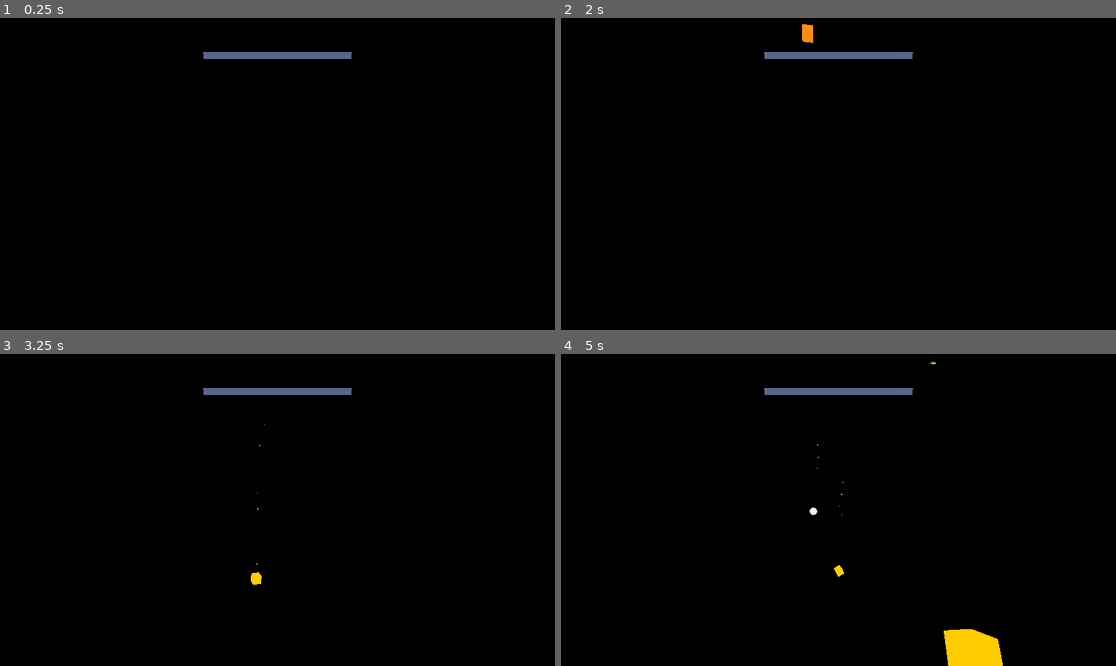
Above: before the commit, frames 1-4 (two rows, left to right).
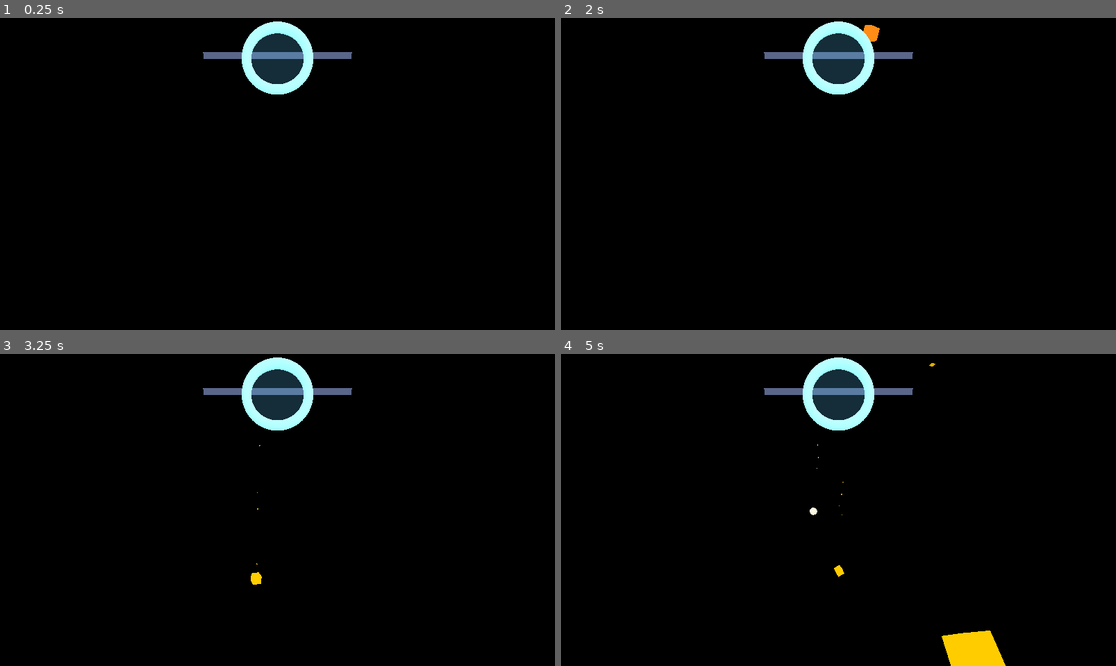
Above: after the commit, the same moments.

Repository: ibrews/godot-avp-cascade
Game: Godot game, scene res://main_v2.tscn
Same seed, same stepped clock (60 frames per second), same inputs: the game is played once before the commit and once after it.
Inputs:
- Up to frame 1 (0.25 s): no input
- Up to frame 2 (2 s): tap Enter at 0.5 s; tap Space at 1.25 s
- Up to frame 3 (3.25 s): no input
- Up to frame 4 (5 s): tap Enter at 3.5 s

The runs differ from the first frame. In frame 1, 2.4% of the frame differs, in the area x 43-57%, y 1-25%; in frame 2, 2.6%, in the area x 43-58%, y 1-25%; in frame 3, 2.4%; in frame 4, 2.5%.

Commit message:
feat(game): instructions panel, self-destruct panels, sky dissolve, grab-collider min, goal vertical; AA verdict
- Live leaderboard panel + START button label fixed on face + click/depress +
  press-mid-round cancels-to-neutral (second press restarts).
- Instructions 'HOW TO PLAY' panel (goal + control map + icons), grabbable.
- Every panel gets a red self-destruct ball: poke = shard-explode the panel;
  ring-pinch reset restores all panels.
- Immersion toggle: skysphere shard dissolve/resolve + rising/falling sweep
  (sky kept OPAQUE so it occludes; transition carried by shards).
- #5: small grabbables (incl. cubes) get a >=0.10m grab collider; visual mesh
  unchanged.
- Goal portal moved bottom-center, ring VERTICAL, clear of plates.
- AA blockiness: full GDScript sweep exhausted (MSAA/SSAA crash, VRS_DISABLED
  renders nothing, FXAA no-op, no glow). Root cause = CompositorServices
  foveation; fix is engine-level (isFoveationEnabled=false in the fork). See KB.
Device-verified through v0.3.6-aaclean.

Co-Authored-By: Claude Opus 4.8 (1M context) <noreply@anthropic.com>

Diff:
--- a/test-project/main_v2.gd
+++ b/test-project/main_v2.gd
@@ -8,7 +8,7 @@
 # Gestures: index→thumb = grab | middle→thumb = toggle hand mesh | ring→thumb = reset
 
 # Shown on the in-world info panel. Bump on meaningful releases.
-const APP_VERSION := "v0.3.0-leaderboard"
+const APP_VERSION := "v0.3.6-aaclean"
 
 const SPAWN_INTERVAL := 0.55
 const KILL_Y := -2.0
@@ -119,6 +119,7 @@
 var _world_env: WorldEnvironment
 var _immersive := false
 var _skybox: MeshInstance3D    # giant inward sphere; toggled to block passthrough
+var _sky_mat: StandardMaterial3D  # stored so the immersion toggle can fade it in/out
 
 # Info panel: a rigid stack (no per-element billboard — we face the whole panel
 # to the camera each frame so the layers never drift apart). _info_accent pulses
@@ -145,7 +146,23 @@
 var _start_button_label: Label3D
 var _start_button_mat: StandardMaterial3D
 var _start_cooldown := 0.0
+var _btn_face: Node3D            # mesh+label container that depresses on press
 var _http: HTTPRequest
+
+# --- In-world live leaderboard panel (grabbable, like the info panel) ---
+const LB_REFRESH_SEC := 15.0
+const LB_ROWS := 8
+var _lb_rows_label: Label3D
+var _lb_http: HTTPRequest
+var _lb_refresh_t := 0.0
+
+# Self-destruct buttons: each entry {panel, button}. Poking a panel's red button
+# dissolves the panel (shard burst); a reset (ring-pinch) brings them all back.
+var _panels: Array = []
+var _destruct_cooldown := 0.0
+# #5: smallest grab collider edge — tiny objects get an inflated grab box so they
+# stay easy to pick up (visual mesh unchanged).
+const MIN_GRAB_SIDE := 0.10
 
 func _ready():
 	var interface = XRServer.find_interface("visionOS")
@@ -154,7 +171,15 @@
 		_xr_ok = true
 		var viewport = get_viewport()
 		viewport.use_xr = true
+		# VRS_XR is REQUIRED for the layered compositor to produce output — disabling it
+		# renders nothing (all passthrough). So foveation stays; if it IS the blockiness,
+		# that's an engine-level tune (can't soften the XR density map from GDScript).
 		viewport.vrs_mode = Viewport.VRS_XR
+		# Mixed-mode blockiness is CompositorServices FOVEATION (coarse rasterization-rate
+		# map → blocky alpha tiles against passthrough). Empirically ruled out from GDScript:
+		# MSAA/SSAA crash boot, VRS_DISABLED renders nothing, FXAA does nothing, no glow/SSAO
+		# in the env. The real fix is engine-level: set configuration.isFoveationEnabled=false
+		# in the fork's app_visionos.swift ContentStageConfiguration. See KB.
 		# DO NOT touch the XR render buffer here. Both viewport.msaa_3d (MSAA) AND
 		# viewport.scaling_3d_scale (SSAA/supersample) CRASH AT BOOT on the .layered
 		# foveated CompositorServices target — any multisampled OR resized render
@@ -174,8 +199,14 @@
 	_setup_hands()
 	_http = HTTPRequest.new()
 	add_child(_http)
+	_lb_http = HTTPRequest.new()
+	add_child(_lb_http)
+	_lb_http.request_completed.connect(_on_lb_completed)
 	_load_best()
 	_build_start_button()
+	_build_leaderboard_panel()
+	_build_instructions_panel()
+	_fetch_leaderboard()
 	_write_log("Sandbox built; audio ready; hand tracking active")
 
 func _build_resources():
@@ -195,6 +226,23 @@
 func _register_grabbable(b: Node3D) -> void:
 	_grabbables.append(b)
 	_home_transforms[b.get_instance_id()] = b.transform
+	_ensure_min_grab_collider(b)
+
+# Inflate a grabbable's collision shape so its biggest side is >= MIN_GRAB_SIDE,
+# making small objects easy to grab. Visual mesh is untouched. Box + sphere only.
+func _ensure_min_grab_collider(b: Node3D) -> void:
+	for child in b.get_children():
+		if child is CollisionShape3D:
+			var sh: Shape3D = (child as CollisionShape3D).shape
+			if sh is BoxShape3D:
+				var s: Vector3 = (sh as BoxShape3D).size
+				var mx: float = maxf(s.x, maxf(s.y, s.z))
+				if mx > 0.0 and mx < MIN_GRAB_SIDE:
+					(sh as BoxShape3D).size = s * (MIN_GRAB_SIDE / mx)
+			elif sh is SphereShape3D:
+				if (sh as SphereShape3D).radius < MIN_GRAB_SIDE * 0.5:
+					(sh as SphereShape3D).radius = MIN_GRAB_SIDE * 0.5
+			return
 
 func _build_plate(y: float, z: float, x_rot_deg: float) -> void:
 	var plate := PickupAbleBody3D.new()
@@ -285,16 +333,18 @@
 	sky_sphere.height = 16.0
 	sky_sphere.is_hemisphere = false
 	_skybox.mesh = sky_sphere
-	var sky_mat := StandardMaterial3D.new()
-	sky_mat.shading_mode = BaseMaterial3D.SHADING_MODE_UNSHADED
-	sky_mat.cull_mode = BaseMaterial3D.CULL_FRONT  # render inside faces
+	_sky_mat = StandardMaterial3D.new()
+	_sky_mat.shading_mode = BaseMaterial3D.SHADING_MODE_UNSHADED
+	_sky_mat.cull_mode = BaseMaterial3D.CULL_FRONT  # render inside faces
+	# OPAQUE — it must fully occlude passthrough for immersive mode. (The dissolve
+	# effect is carried by the shard burst, not by fading this material.)
 	# Vertical gradient via a simple emissive deep-space blue; bright enough to lift
 	# the previously-black scene and give metals something to reflect.
-	sky_mat.albedo_color = Color(0.06, 0.09, 0.18)
-	sky_mat.emission_enabled = true
-	sky_mat.emission = Color(0.10, 0.16, 0.32)
-	sky_mat.emission_energy_multiplier = 0.8
-	_skybox.mesh.surface_set_material(0, sky_mat)
+	_sky_mat.albedo_color = Color(0.06, 0.09, 0.18)
+	_sky_mat.emission_enabled = true
+	_sky_mat.emission = Color(0.10, 0.16, 0.32)
+	_sky_mat.emission_energy_multiplier = 0.8
+	_skybox.mesh.surface_set_material(0, _sky_mat)
 	_skybox.position = Vector3(0.0, 1.3, 0.0)
 	_skybox.visible = false
 	add_child(_skybox)
@@ -373,7 +423,10 @@
 
 	# Goal portal.
 	_portal = GoalPortal3D.new()
-	_portal.position = Vector3(-0.55, PLATE_HEIGHT + 0.10, FORWARD_Z)
+	# Bottom-center of the cascade, ring standing VERTICAL (hole faces the user /
+	# the cascade flow) and clear of the plates. Still grabbable — grab-and-aim.
+	_portal.position = Vector3(0.0, PLATE_HEIGHT - 0.78, FORWARD_Z + 0.12)
+	_portal.rotation_degrees = Vector3(0.0, 0.0, 0.0)
 	_portal.cube_entered.connect(_on_portal_entered)
 	_world_root.add_child(_portal)
 	_register_grabbable(_portal)
@@ -514,6 +567,7 @@
 	cs.position = Vector3(0.0, center_y, 0.0)
 	root.add_child(cs)
 	_register_grabbable(root)
+	_attach_destruct_button(root, Vector3(0.0, center_y - size_y * 0.5 - 0.045, 0.0))
 
 # A billboard-free Label3D for the info panel (the panel faces the camera as a unit).
 func _panel_label(txt: String, fsize: int, col: Color, outline: int) -> Label3D:
@@ -590,6 +644,8 @@
 
 	_update_info_panel(delta)
 	_update_timer(delta)
+	_update_leaderboard(delta)
+	_update_destruct(delta)
 	_update_scene_handle()  # World handle now drags the XROrigin (the user), not the
 	# world — zero physics bodies move, so no freeze and no jitter. World-scale (scaling
 	# the origin about the pinch midpoint) is the next step; per-object scale stays off.
@@ -648,6 +704,7 @@
 	sh.size = Vector3(size, size, size)
 	cs.shape = sh
 	cube.add_child(cs)
+	_ensure_min_grab_collider(cube)  # #5: small cubes get a grab-friendly collider
 
 	# Per-cube particle trail.
 	var pmat := StandardMaterial3D.new()
@@ -918,6 +975,13 @@
 			if b is RigidBody3D:
 				b.linear_velocity = Vector3.ZERO
 				b.angular_velocity = Vector3.ZERO
+	# Bring back any self-destructed panels.
+	for entry in _panels:
+		var p: Node3D = entry["panel"]
+		if is_instance_valid(p):
+			p.visible = true
+			if p is CollisionObject3D:
+				(p as CollisionObject3D).collision_layer = LAYER_GRAB_ONLY
 	if is_instance_valid(_portal):
 		_portal.reset_total()
 	_write_log("Sandbox reset")
@@ -1080,13 +1144,54 @@
 # sphere geometry occludes passthrough.
 func _toggle_immersion() -> void:
 	_immersive = not _immersive
+	var center := Vector3(0.0, 1.4, 0.0)
+	var cam := get_viewport().get_camera_3d()
+	if cam != null:
+		center = cam.global_position
+	# Opaque sky snaps on/off (so it actually occludes); shards carry the transition.
 	if _skybox != null:
 		_skybox.visible = _immersive
-	# Immersion = deep rising sweep (world closing in); mixed = airy falling sweep.
 	if _immersive:
-		_push_sweep(220.0, 660.0, 0.35)
+		_shard_burst(center, 2.4, Color(0.45, 0.65, 1.0), false, 40)  # converge
+		_push_sweep(300.0, 900.0, 0.30)                               # rising (hand "show")
 	else:
-		_push_sweep(660.0, 220.0, 0.30)
+		_shard_burst(center, 2.4, Color(0.80, 0.88, 1.0), true, 40)   # outward
+		_push_sweep(900.0, 300.0, 0.30)                               # falling (hand "hide")
+
+# Shared shard effect — small emissive cubes that fly outward (dissolve) or
+# converge inward (materialize) around a center. Used by the immersion toggle and
+# the panel self-destruct buttons; same spirit as the hand-mesh dissolve.
+func _shard_burst(center: Vector3, spread: float, color: Color, outward: bool, count: int = 28) -> void:
+	var mat := StandardMaterial3D.new()
+	mat.shading_mode = BaseMaterial3D.SHADING_MODE_UNSHADED
+	mat.albedo_color = Color(color.r, color.g, color.b, 0.95)
+	mat.transparency = BaseMaterial3D.TRANSPARENCY_ALPHA
+	mat.emission_enabled = true
+	mat.emission = color
+	mat.emission_energy_multiplier = 2.4
+	var shard := BoxMesh.new()
+	shard.size = Vector3(0.02, 0.02, 0.02)
+	shard.material = mat
+	for i in range(count):
+		var dir := Vector3(randf_range(-1, 1), randf_range(-1, 1), randf_range(-1, 1))
+		if dir.length() < 0.01:
+			dir = Vector3.UP
+		dir = dir.normalized()
+		var mi := MeshInstance3D.new()
+		mi.mesh = shard
+		add_child(mi)
+		var edge := center + dir * spread + Vector3(0, -0.1, 0)
+		var tw := create_tween().set_parallel(true)
+		if outward:
+			mi.global_position = center + dir * (spread * 0.25)
+			tw.tween_property(mi, "global_position", edge, 0.5).set_trans(Tween.TRANS_QUAD).set_ease(Tween.EASE_OUT)
+			tw.tween_property(mi, "scale", Vector3.ZERO, 0.5)
+		else:
+			mi.global_position = edge
+			mi.scale = Vector3.ONE * 1.3
+			tw.tween_property(mi, "global_position", center + dir * (spread * 0.25), 0.45).set_trans(Tween.TRANS_CUBIC).set_ease(Tween.EASE_OUT)
+			tw.tween_property(mi, "scale", Vector3.ONE * 0.3, 0.45)
+		tw.chain().tween_callback(mi.queue_free)
 
 # --- Time-attack mode -------------------------------------------------------
 
@@ -1096,6 +1201,11 @@
 	_start_button.name = "StartButton"
 	_start_button.position = Vector3(0.42, 1.20, -0.45)
 	add_child(_start_button)
+
+	# Mesh + label live on a face container that depresses on press; the label is
+	# NOT billboarded so it stays fixed on the button face (faces +Z toward the user).
+	_btn_face = Node3D.new()
+	_start_button.add_child(_btn_face)
 
 	var mi := MeshInstance3D.new()
 	var bm := BoxMesh.new()
@@ -1108,7 +1218,7 @@
 	_start_button_mat.emission = Color(0.20, 0.95, 0.45)
 	_start_button_mat.emission_energy_multiplier = 1.2
 	mi.material_override = _start_button_mat
-	_start_button.add_child(mi)
+	_btn_face.add_child(mi)
 
 	_start_button_label = Label3D.new()
 	_start_button_label.font_size = 34
@@ -1116,13 +1226,12 @@
 	_start_button_label.modulate = Color.WHITE
 	_start_button_label.outline_modulate = Color(0, 0, 0, 0.9)
 	_start_button_label.pixel_size = 0.0005
-	_start_button_label.billboard = BaseMaterial3D.BILLBOARD_ENABLED
 	_start_button_label.horizontal_alignment = HORIZONTAL_ALIGNMENT_CENTER
-	_start_button_label.position = Vector3(0, 0, 0.02)
-	_start_button.add_child(_start_button_label)
+	_start_button_label.position = Vector3(0, 0, 0.017)   # sits just proud of the face
+	_btn_face.add_child(_start_button_label)
 	_refresh_button_label()
 
-# Tick the round, or watch for a finger poke to start one.
+# Tick the active round, and watch for a finger poke to start OR restart one.
 func _update_timer(delta: float) -> void:
 	_start_cooldown = max(0.0, _start_cooldown - delta)
 	if _timer_active:
@@ -1133,14 +1242,40 @@
 		_refresh_button_label()
 		if _timer_remaining <= 0.0:
 			_end_round()
-		return
+
+	# Poke (start when idle, restart when active) — gated by a short cooldown.
 	if _start_cooldown > 0.0 or _start_button == null:
 		return
 	for side in ["left_hand", "right_hand"]:
 		var tip = _index_tip_world(side)
 		if tip != null and (tip as Vector3).distance_to(_start_button.global_position) <= 0.08:
-			_start_round()
+			_press_button()
+			if _timer_active:
+				_cancel_round()   # abort to neutral; a SECOND press restarts the 30s
+			else:
+				_start_round()
 			break
+
+# Satisfying click: depress the button face and play a crisp tick.
+func _press_button() -> void:
+	_push_click()
+	if _btn_face != null:
+		var tw := create_tween()
+		tw.tween_property(_btn_face, "position:z", -0.018, 0.05).set_trans(Tween.TRANS_QUAD).set_ease(Tween.EASE_OUT)
+		tw.tween_property(_btn_face, "position:z", 0.0, 0.11).set_trans(Tween.TRANS_BACK).set_ease(Tween.EASE_OUT)
+
+# Short percussive UI tick (two fast blips) for the button press.
+func _push_click() -> void:
+	if _audio_playback == null:
+		return
+	var dur := 0.045
+	var n := int(SAMPLE_RATE * dur)
+	var to_fill: int = min(n, _audio_playback.get_frames_available())
+	for i in range(to_fill):
+		var t := float(i) / SAMPLE_RATE
+		var u := t / dur
+		var s := (sin(TAU * 1500.0 * t) * 0.5 + sin(TAU * 2300.0 * t) * 0.3) * exp(-26.0 * u)
+		_audio_playback.push_frame(Vector2(s, s))
 
 # Index fingertip in WORLD space (tracking-space joint rendered through XROrigin,
 # same compensation as the hand mesh — so the poke matches where the finger looks).
@@ -1154,6 +1289,18 @@
 		return null
 	var origin := $XROrigin3D as Node3D
 	return origin.global_transform * ht.get_hand_joint_transform(idx).origin
+
+# Abort an in-progress round: flash the button red, settle back to neutral green,
+# and do NOT restart. The player must press again to begin a fresh 30 s.
+func _cancel_round() -> void:
+	_timer_active = false
+	_timer_remaining = 0.0
+	_round_score = 0
+	_start_cooldown = 0.8   # ignore the lingering finger so it doesn't instantly restart
+	_refresh_button_label()
+	_start_button_mat.emission = Color(1.0, 0.15, 0.15)
+	var tw := create_tween()
+	tw.tween_property(_start_button_mat, "emission", Color(0.20, 0.95, 0.45), 0.45)
 
 func _start_round() -> void:
 	_timer_active = true
@@ -1196,6 +1343,101 @@
 		LEADERBOARD_URL, PLAYER_INITIALS.uri_encode(), score, LEADERBOARD_KEY.uri_encode()]
 	_http.request(url)
 
+# Grabbable in-world leaderboard panel (top scores, auto-refreshing). Movable +
+# scalable like the info panel (PickupAbleBody3D, layer 2, stays where placed).
+func _build_leaderboard_panel() -> void:
+	var root := PickupAbleBody3D.new()
+	root.name = "LeaderboardPanel"
+	root.position = Vector3(0.5, 1.55, -0.7)   # mirror of the info panel (right side)
+	root.collision_layer = LAYER_GRAB_ONLY
+	root.collision_mask = 0
+	root.freeze = true
+	root.freeze_mode = RigidBody3D.FREEZE_MODE_STATIC
+	root.freeze_on_release = true
+	add_child(root)
+
+	var size_x := 0.34
+	var size_y := 0.40
+
+	# Accent + dark backing (same look as the info panel).
+	var accent_mat := StandardMaterial3D.new()
+	accent_mat.albedo_color = Color(0.30, 0.80, 1.0, 0.30)
+	accent_mat.transparency = BaseMaterial3D.TRANSPARENCY_ALPHA
+	accent_mat.shading_mode = BaseMaterial3D.SHADING_MODE_UNSHADED
+	accent_mat.emission_enabled = true
+	accent_mat.emission = Color(0.30, 0.80, 1.0)
+	var accent := MeshInstance3D.new()
+	var aq := QuadMesh.new()
+	aq.size = Vector2(size_x + 0.016, size_y + 0.016)
+	accent.mesh = aq
+	accent.material_override = accent_mat
+	accent.position = Vector3(0, 0, -0.004)
+	root.add_child(accent)
+
+	var bg := MeshInstance3D.new()
+	var quad := QuadMesh.new()
+	quad.size = Vector2(size_x, size_y)
+	bg.mesh = quad
+	var bgmat := StandardMaterial3D.new()
+	bgmat.albedo_color = Color(0.03, 0.03, 0.05, 0.82)
+	bgmat.transparency = BaseMaterial3D.TRANSPARENCY_ALPHA
+	bgmat.shading_mode = BaseMaterial3D.SHADING_MODE_UNSHADED
+	bg.material_override = bgmat
+	root.add_child(bg)
+
+	var title := _panel_label("◆ LEADERBOARD ◆", 30, Color(0.40, 0.90, 1.0, 1.0), 7)
+	title.position = Vector3(0, size_y * 0.5 - 0.035, 0.006)
+	root.add_child(title)
+
+	_lb_rows_label = _panel_label("loading…", 24, Color(1, 1, 1, 0.96), 5)
+	_lb_rows_label.horizontal_alignment = HORIZONTAL_ALIGNMENT_LEFT
+	_lb_rows_label.vertical_alignment = VERTICAL_ALIGNMENT_TOP
+	_lb_rows_label.position = Vector3(-size_x * 0.5 + 0.03, size_y * 0.5 - 0.085, 0.006)
+	root.add_child(_lb_rows_label)
+
+	var cs := CollisionShape3D.new()
+	var box := BoxShape3D.new()
+	box.size = Vector3(size_x, size_y, 0.03)
+	cs.shape = box
+	root.add_child(cs)
+	_register_grabbable(root)
+	_attach_destruct_button(root, Vector3(0.0, -size_y * 0.5 - 0.045, 0.0))
+
+func _update_leaderboard(delta: float) -> void:
+	_lb_refresh_t -= delta
+	if _lb_refresh_t <= 0.0:
+		_lb_refresh_t = LB_REFRESH_SEC
+		_fetch_leaderboard()
+
+func _fetch_leaderboard() -> void:
+	if _lb_http == null or LEADERBOARD_URL == "":
+		return
+	_lb_http.request("%s?top=%d" % [LEADERBOARD_URL, LB_ROWS])
+
+func _on_lb_completed(_result: int, code: int, _headers: PackedStringArray, body: PackedByteArray) -> void:
+	if _lb_rows_label == null:
+		return
+	if code != 200:
+		_lb_rows_label.text = "offline"
+		return
+	var parsed: Variant = JSON.parse_string(body.get_string_from_utf8())
+	if typeof(parsed) != TYPE_DICTIONARY or not parsed.has("scores"):
+		_lb_rows_label.text = "offline"
+		return
+	var scores: Array = parsed["scores"]
+	if scores.is_empty():
+		_lb_rows_label.text = "no scores yet —\nbe the first!"
+		return
+	var lines := PackedStringArray()
+	var i := 1
+	for s in scores:
+		var nm := str(s.get("name", "AAA"))
+		if nm.length() > 8:
+			nm = nm.substr(0, 8)
+		lines.append("%2d  %-8s %5d" % [i, nm, int(s.get("score", 0))])
+		i += 1
+	_lb_rows_label.text = "\n".join(lines)
+
 func _load_best() -> void:
 	if FileAccess.file_exists("user://best.txt"):
 		var f := FileAccess.open("user://best.txt", FileAccess.READ)
@@ -1208,6 +1450,149 @@
 	if f != null:
 		f.store_line(str(_best_score))
 		f.close()
+
+# Floating cold-open explainer: goal of the game + control map, with small 3D
+# icon "diagrams". Grabbable/movable like the other panels (and self-destructible).
+func _build_instructions_panel() -> void:
+	var root := PickupAbleBody3D.new()
+	root.name = "InstructionsPanel"
+	root.position = Vector3(0.0, 2.05, -1.0)   # prominent + centered for a cold open
+	root.collision_layer = LAYER_GRAB_ONLY
+	root.collision_mask = 0
+	root.freeze = true
+	root.freeze_mode = RigidBody3D.FREEZE_MODE_STATIC
+	root.freeze_on_release = true
+	add_child(root)
+
+	var size_x := 0.52
+	var size_y := 0.46
+
+	# Accent + dark backing.
+	var accent_mat := StandardMaterial3D.new()
+	accent_mat.albedo_color = Color(1.0, 0.55, 0.10, 0.30)
+	accent_mat.transparency = BaseMaterial3D.TRANSPARENCY_ALPHA
+	accent_mat.shading_mode = BaseMaterial3D.SHADING_MODE_UNSHADED
+	accent_mat.emission_enabled = true
+	accent_mat.emission = Color(1.0, 0.55, 0.10)
+	var accent := MeshInstance3D.new()
+	var aq := QuadMesh.new()
+	aq.size = Vector2(size_x + 0.016, size_y + 0.016)
+	accent.mesh = aq
+	accent.material_override = accent_mat
+	accent.position = Vector3(0, 0, -0.004)
+	root.add_child(accent)
+
+	var bg := MeshInstance3D.new()
+	var quad := QuadMesh.new()
+	quad.size = Vector2(size_x, size_y)
+	bg.mesh = quad
+	var bgmat := StandardMaterial3D.new()
+	bgmat.albedo_color = Color(0.03, 0.03, 0.05, 0.85)
+	bgmat.transparency = BaseMaterial3D.TRANSPARENCY_ALPHA
+	bgmat.shading_mode = BaseMaterial3D.SHADING_MODE_UNSHADED
+	bg.material_override = bgmat
+	root.add_child(bg)
+
+	var title := _panel_label("HOW TO PLAY", 36, Color(1.0, 0.80, 0.30, 1.0), 8)
+	title.position = Vector3(0, size_y * 0.5 - 0.04, 0.006)
+	root.add_child(title)
+
+	var goal := _panel_label(
+		"Cubes cascade from the emitter.\nGrab & arrange the plates, ramps,\nbubble and goal ring to route\nthem in. Most points in 30s wins!",
+		22, Color(0.92, 0.95, 1.0, 1.0), 5)
+	goal.position = Vector3(0, size_y * 0.5 - 0.135, 0.006)
+	root.add_child(goal)
+
+	var controls := _panel_label(
+		"index pinch    grab & move\nmiddle pinch   show / hide hands\nring pinch     reset everything\npinky pinch    immersive sky\npoke START     30s time attack\ngrab the bar   move the world",
+		20, Color(0.62, 0.92, 1.0, 1.0), 5)
+	controls.horizontal_alignment = HORIZONTAL_ALIGNMENT_CENTER
+	controls.position = Vector3(0, -size_y * 0.5 + 0.10, 0.006)
+	root.add_child(controls)
+
+	# Tiny 3D "diagram" icons flanking the title: a goal ring + a cube.
+	var ring_icon := MeshInstance3D.new()
+	var tm := TorusMesh.new()
+	tm.inner_radius = 0.012
+	tm.outer_radius = 0.022
+	ring_icon.mesh = tm
+	var rmat := StandardMaterial3D.new()
+	rmat.shading_mode = BaseMaterial3D.SHADING_MODE_UNSHADED
+	rmat.albedo_color = Color(0.30, 0.85, 1.0)
+	rmat.emission_enabled = true
+	rmat.emission = Color(0.30, 0.85, 1.0)
+	ring_icon.material_override = rmat
+	ring_icon.position = Vector3(-size_x * 0.5 + 0.05, size_y * 0.5 - 0.04, 0.01)
+	root.add_child(ring_icon)
+
+	var cube_icon := MeshInstance3D.new()
+	var cbm := BoxMesh.new()
+	cbm.size = Vector3(0.03, 0.03, 0.03)
+	cube_icon.mesh = cbm
+	var cmat := StandardMaterial3D.new()
+	cmat.shading_mode = BaseMaterial3D.SHADING_MODE_UNSHADED
+	cmat.albedo_color = Color(1.0, 0.55, 0.10)
+	cmat.emission_enabled = true
+	cmat.emission = Color(1.0, 0.55, 0.10)
+	cube_icon.material_override = cmat
+	cube_icon.position = Vector3(size_x * 0.5 - 0.05, size_y * 0.5 - 0.04, 0.01)
+	cube_icon.rotation_degrees = Vector3(20, 35, 0)
+	root.add_child(cube_icon)
+
+	var cs := CollisionShape3D.new()
+	var box := BoxShape3D.new()
+	box.size = Vector3(size_x, size_y, 0.03)
+	cs.shape = box
+	root.add_child(cs)
+	_register_grabbable(root)
+	_attach_destruct_button(root, Vector3(0.0, -size_y * 0.5 - 0.05, 0.0))
+
+# Attach a small red self-destruct button beneath a panel (child, so it rides the
+# panel when moved). Poke it to dissolve the panel; reset brings it back.
+func _attach_destruct_button(panel: Node3D, local_pos: Vector3) -> void:
+	var btn := Node3D.new()
+	btn.name = "Destruct"
+	btn.position = local_pos
+	var mi := MeshInstance3D.new()
+	var sm := SphereMesh.new()
+	sm.radius = 0.022
+	sm.height = 0.044
+	mi.mesh = sm
+	var m := StandardMaterial3D.new()
+	m.albedo_color = Color(0.85, 0.06, 0.06)
+	m.shading_mode = BaseMaterial3D.SHADING_MODE_PER_PIXEL
+	m.emission_enabled = true
+	m.emission = Color(1.0, 0.12, 0.12)
+	m.emission_energy_multiplier = 1.6
+	mi.material_override = m
+	btn.add_child(mi)
+	panel.add_child(btn)
+	_panels.append({"panel": panel, "button": btn})
+
+# Watch for a finger poke on any panel's destruct button.
+func _update_destruct(delta: float) -> void:
+	_destruct_cooldown = maxf(0.0, _destruct_cooldown - delta)
+	if _destruct_cooldown > 0.0:
+		return
+	for entry in _panels:
+		var panel: Node3D = entry["panel"]
+		var btn: Node3D = entry["button"]
+		if panel == null or not is_instance_valid(panel) or not panel.visible:
+			continue
+		for side in ["left_hand", "right_hand"]:
+			var tip = _index_tip_world(side)
+			if tip != null and (tip as Vector3).distance_to(btn.global_position) <= 0.05:
+				_dissolve_panel(panel)
+				_destruct_cooldown = 0.6
+				return
+
+# Explode a panel into shards and hide it (un-grabbable until a reset restores it).
+func _dissolve_panel(panel: Node3D) -> void:
+	_shard_burst(panel.global_position, 0.28, Color(1.0, 0.30, 0.20), true, 32)
+	panel.visible = false
+	if panel is CollisionObject3D:
+		(panel as CollisionObject3D).collision_layer = 0
+	_push_sweep(900.0, 240.0, 0.32)
 
 # Scene handle: grab the chrome bar to drag the whole world. Standard VR world-grab —
 # instead of translating the course (which dragged every physics body through the
